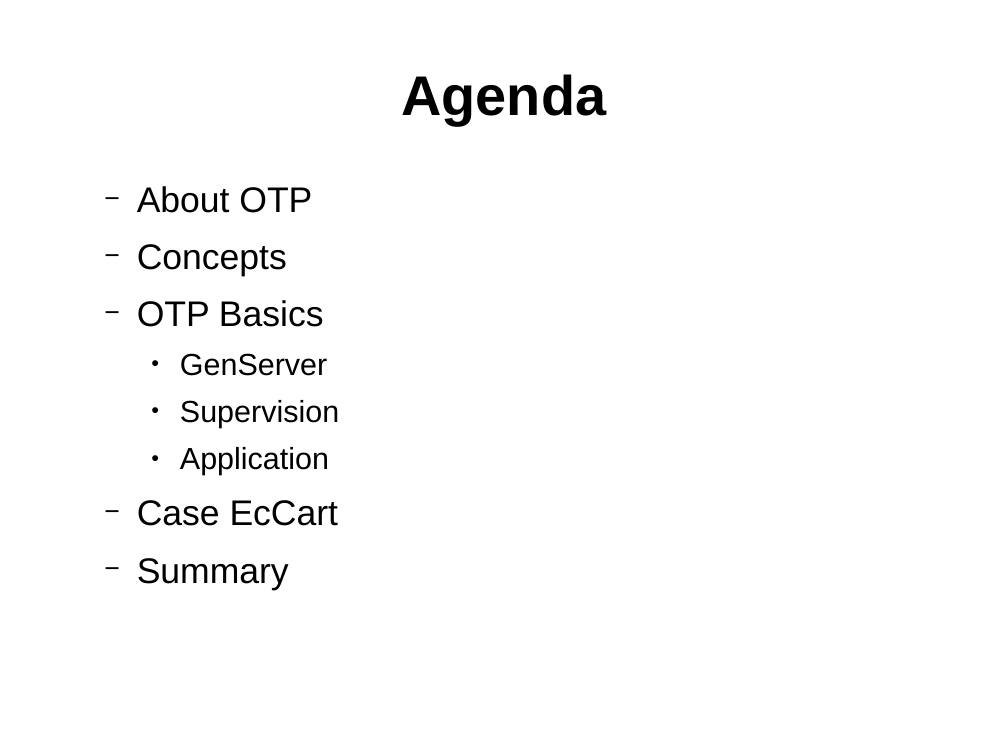
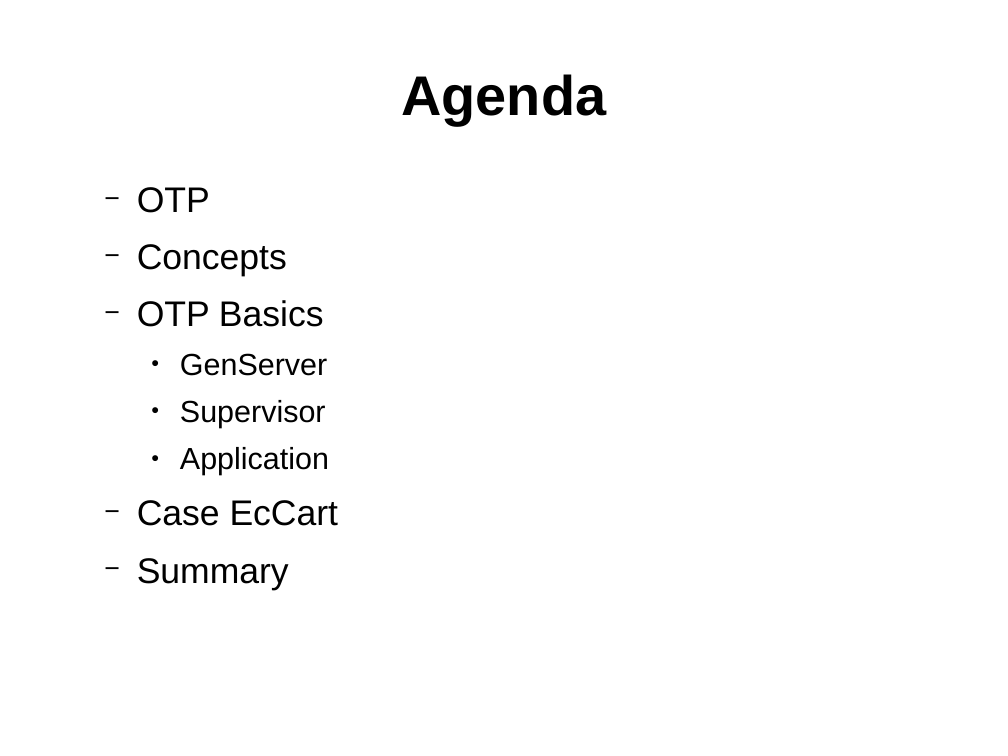
Before and after one commit to ramortegui/talks, a slide deck: slide 2 of elixir-otp-basics.odp. Drawn at 1008x756 pixels with LibreOffice and Linux fonts; fonts in the diff are those of the drawing. Boxes give left, top, right and bottom in pixels: in the first picture for what was removed or moved away, otherwise in the second. Text is boxed around its words. In the diff, an @@ line names an element or a change of style, - is before the commit and + after.

```diff
--- a/elixir-otp-basics.odp
+++ b/elixir-otp-basics.odp
@@ text at [137,187,210,213]: text changed @@
-  − About OTP
+  − OTP
@@ text at [180,400,326,428]: text changed @@
-    ● Supervision
+    ● Supervisor
```
Also in this commit, not shown: 5 other slides changed, 2 slides added, 1 slide removed, 53 other files.
